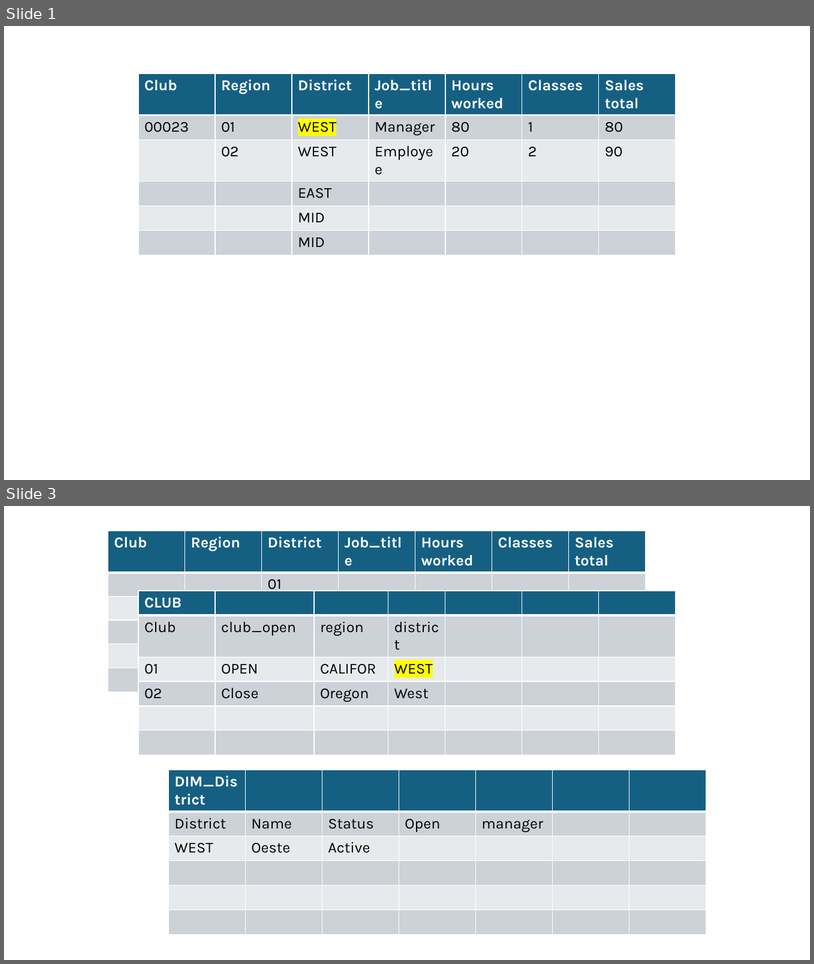
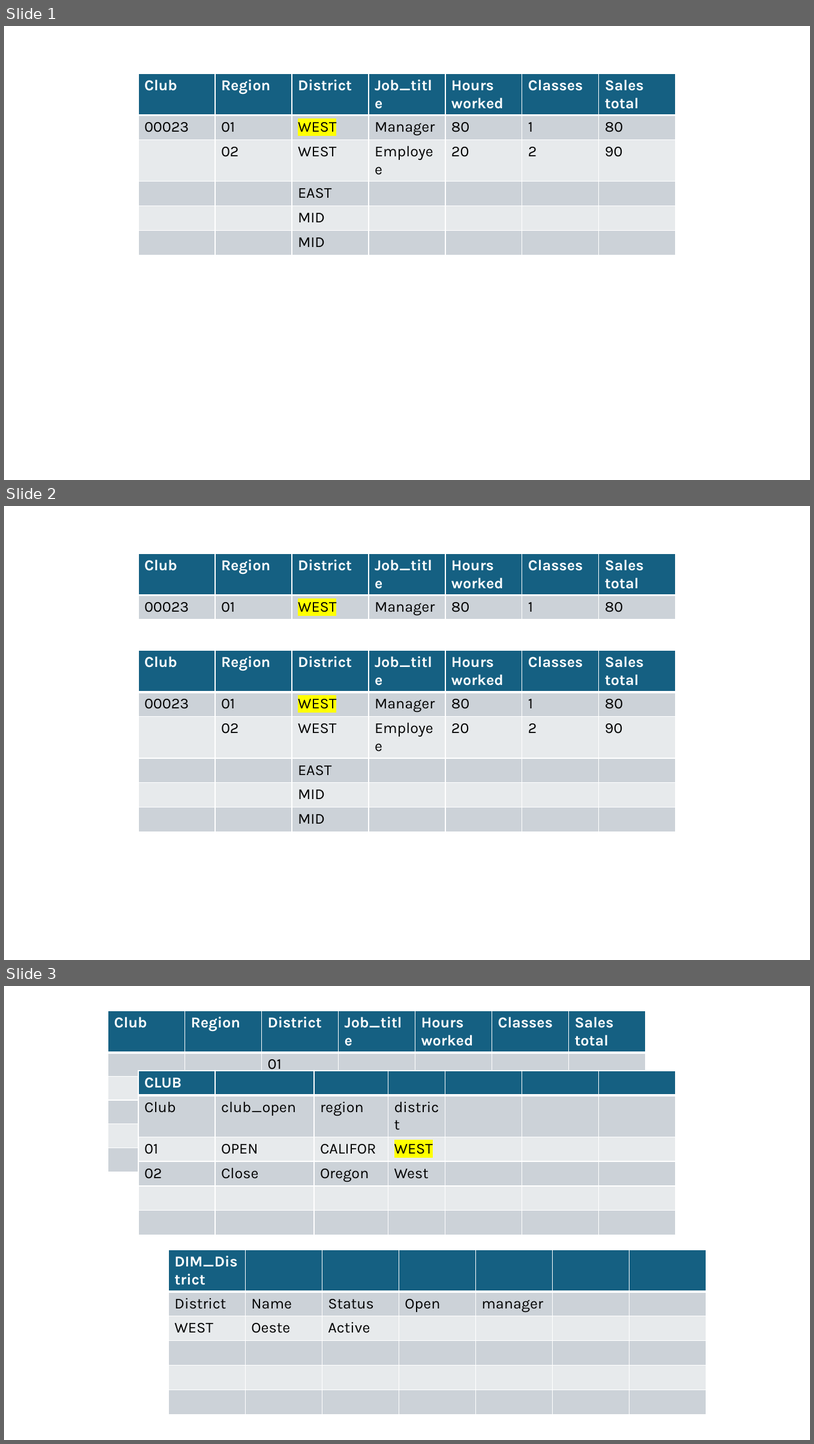
Before and after one commit to raul-fernando-mendoza/datamesh, a slide deck: datamesh-webapp/design.pptx. Shown one above the other, each under a label of ours: slides 1 and 3 before the commit, slides 1, 2 and 3 after it; the slides between them are not shown. The pictures are 814x964 and 814x1444 pixels, drawn with LibreOffice and Linux fonts; fonts in the diff are those of the drawing. Boxes give left, top, right and bottom in pixels: in the first picture for what was removed or moved away, otherwise in the second. Text is boxed around its words. In the diff, an @@ line names an element or a change of style, - is before the commit and + after.

```diff
--- a/datamesh-webapp/design.pptx
+++ b/datamesh-webapp/design.pptx
@@ slide 2 added at [4,506,810,960], background #FFFFFF @@
@@ table added at [138,554,676,621], 2 rows, 7 columns @@
+Club | Region | District | Job_title | Hours worked | Classes | Sales total
+00023 | 01 | WEST | Manager | 80 | 1 | 80
@@ table added at [138,651,676,826], 6 rows, 7 columns @@
+Club | Region | District | Job_title | Hours worked | Classes | Sales total
+00023 | 01 | WEST | Manager | 80 | 1 | 80
+ | 02 | WEST | Employee | 20 | 2 | 90
+ |  | EAST |  |  |  | 
+ |  | MID |  |  |  | 
+ |  | MID |  |  |  | 
```
Also in this commit, not shown: 1 slide removed, 2 other files.
